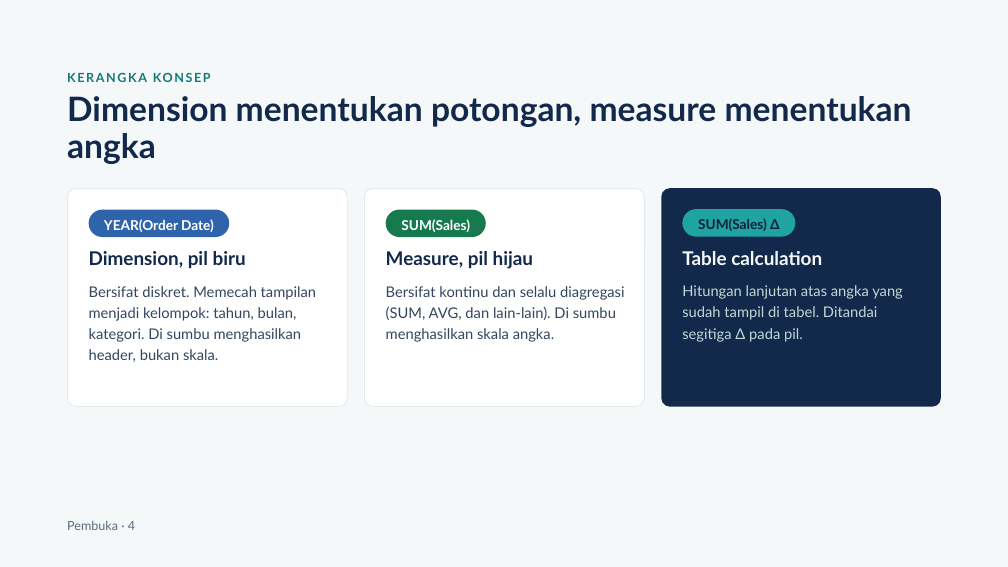
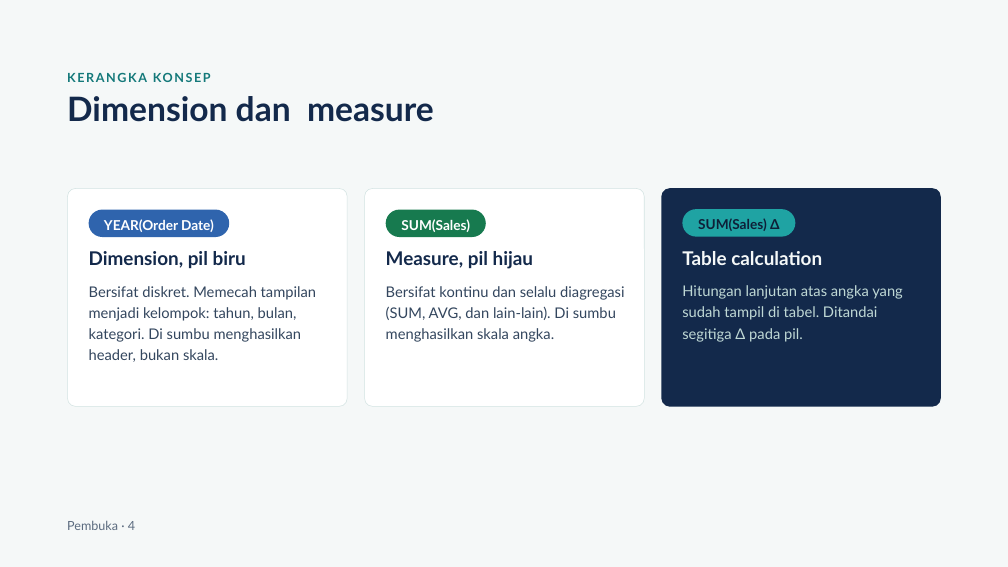
Before and after one commit to donny-apps/belajar-data-analitik, a slide deck: slide 4 of materi/TM11_Praktik_Visualisasi_Tableau.pptx. Drawn at 1008x567 pixels with LibreOffice and Linux fonts; fonts in the diff are those of the drawing. Boxes give left, top, right and bottom in pixels: in the first picture for what was removed or moved away, otherwise in the second. Text is boxed around its words. In the diff, an @@ line names an element or a change of style, - is before the commit and + after.

```diff
--- a/materi/TM11_Praktik_Visualisasi_Tableau.pptx
+++ b/materi/TM11_Praktik_Visualisasi_Tableau.pptx
@@ title at (67,96,434,122): text changed @@
-Dimension menentukan potongan, measure menentukan angka
+Dimension dan measure
```
Also in this commit, not shown: 4 other slides changed, 22 other files.
